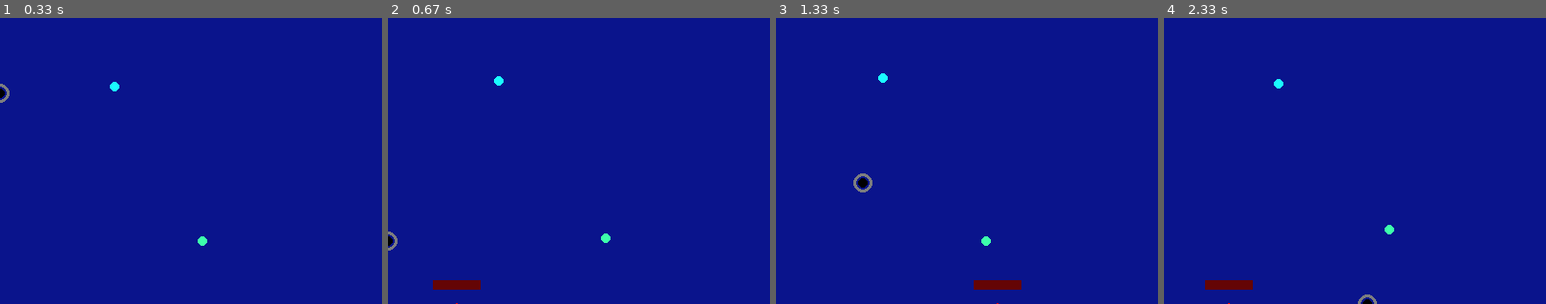
Above: before the commit, frames 1-4 (left to right).
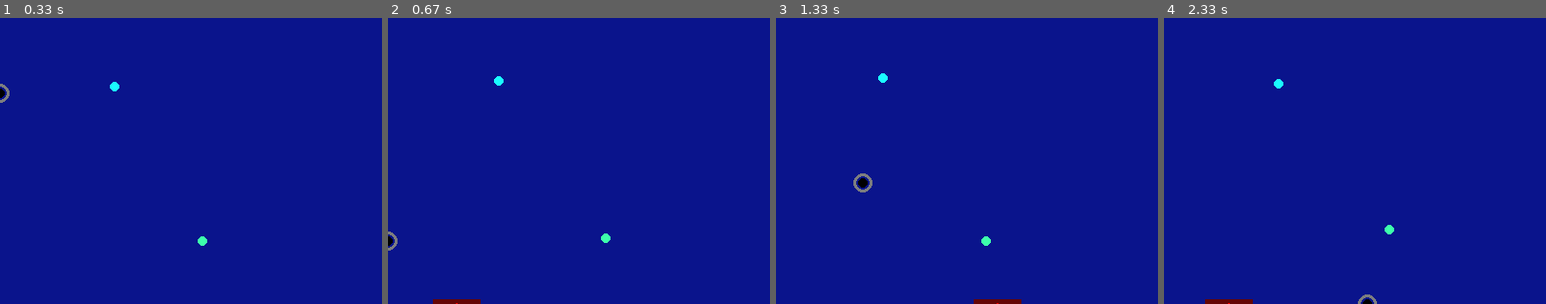
Above: after the commit, the same moments.

Repository: TonkleTremu/DSD-Y1
Game: pygame game, started from Random Test Stuff/platformer_test.py
Same seed, same stepped clock (60 frames per second), same inputs: the game is played once before the commit and once after it.
Inputs:
- Up to frame 1 (0.33 s): no input
- Up to frame 2 (0.67 s): tap P at 0.33 s
- Up to frame 3 (1.33 s): hold Right 0.67-1.13 s; hold Up from 1.17 s (still down)
- Up to frame 4 (2.33 s): release Up at 1.47 s; hold Right 1.5-1.97 s

Frame 1 is identical in both runs. In frame 2, 0.6% of the frame differs, in the area x 11-25%, y 91-100%; in frame 3, 0.6%; in frame 4, 0.6%.

Commit message:
resolutions now scale properly!

Diff:
--- a/Random Test Stuff/platformer_test.py
+++ b/Random Test Stuff/platformer_test.py
@@ -121,17 +121,21 @@
 def Rigidbody(Obj: GameObject):
     special_cases = ["player"]
     if(id not in special_cases):
+        ScalarX = (DISPLAYSURF.get_width() / worldSizeX) / 4
+        ScalarY = (DISPLAYSURF.get_height() / worldSizeY) / 3
+        x_size = Obj.x_size * ScalarX
+        y_size = Obj.y_size * ScalarY
         if(Obj.shape == "box"):
             x,y = CoordinatesToScreen(Obj)
-            box_rect = Rect(x-Obj.x_size/2, y-Obj.x_size/2, Obj.x_size, Obj.y_size)
+            box_rect = Rect(x-x_size/2, y-y_size/2, x_size, y_size)
             pygame.draw.rect(DISPLAYSURF, Obj.color, box_rect)
             pygame.draw.circle(DISPLAYSURF, PURE_RED, (x,y), 1, 1)
         elif(Obj.shape == "circle"):
             x,y = CoordinatesToScreen(Obj)
             if(Obj.y > Obj.x):
-                pygame.draw.circle(DISPLAYSURF, Obj.color, (x,y), Obj.x_size/2)
+                pygame.draw.circle(DISPLAYSURF, Obj.color, (x,y), x_size/2)
             else:
-                pygame.draw.circle(DISPLAYSURF, Obj.color, (x,y), Obj.y_size/2)
+                pygame.draw.circle(DISPLAYSURF, Obj.color, (x,y), y_size/2)
 
 def CoordinatesToScreen(Obj):
     '''Converts a GameObject's co-ordinates to a screen location. Takes the GameObject as a parameter.'''
